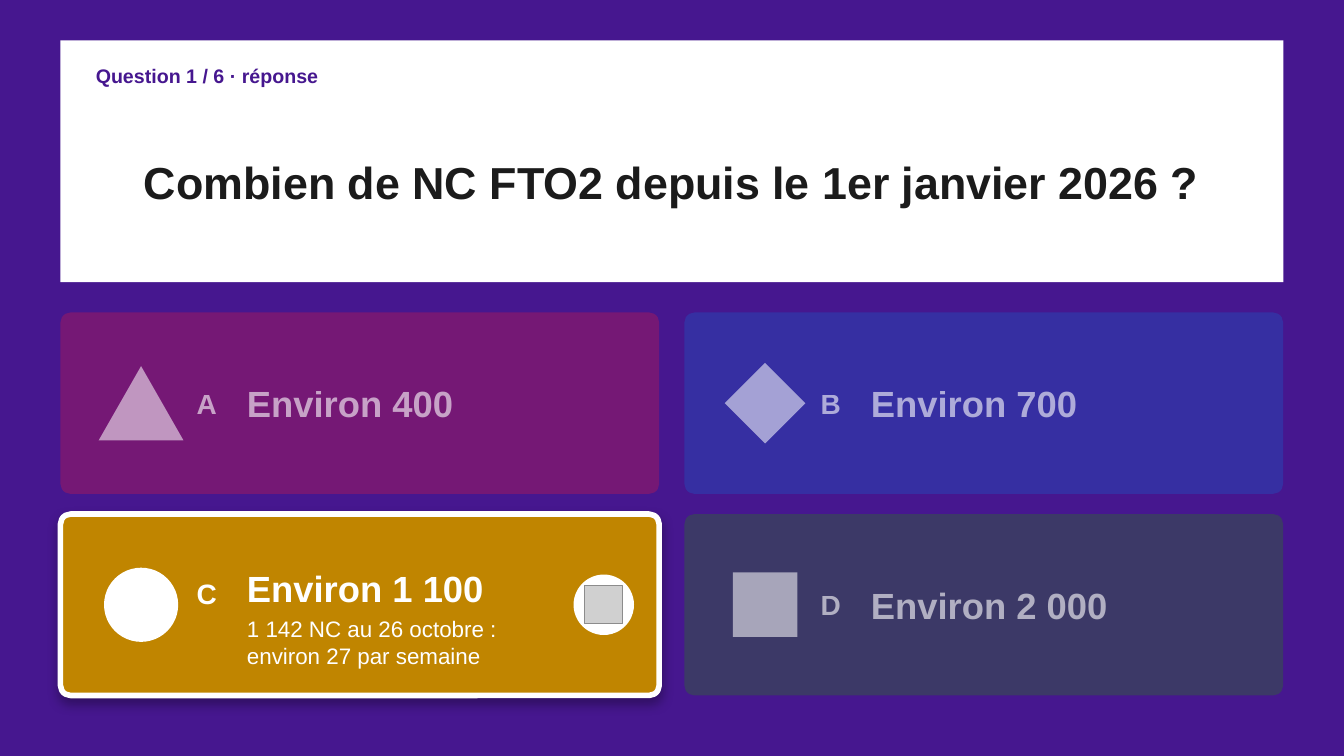
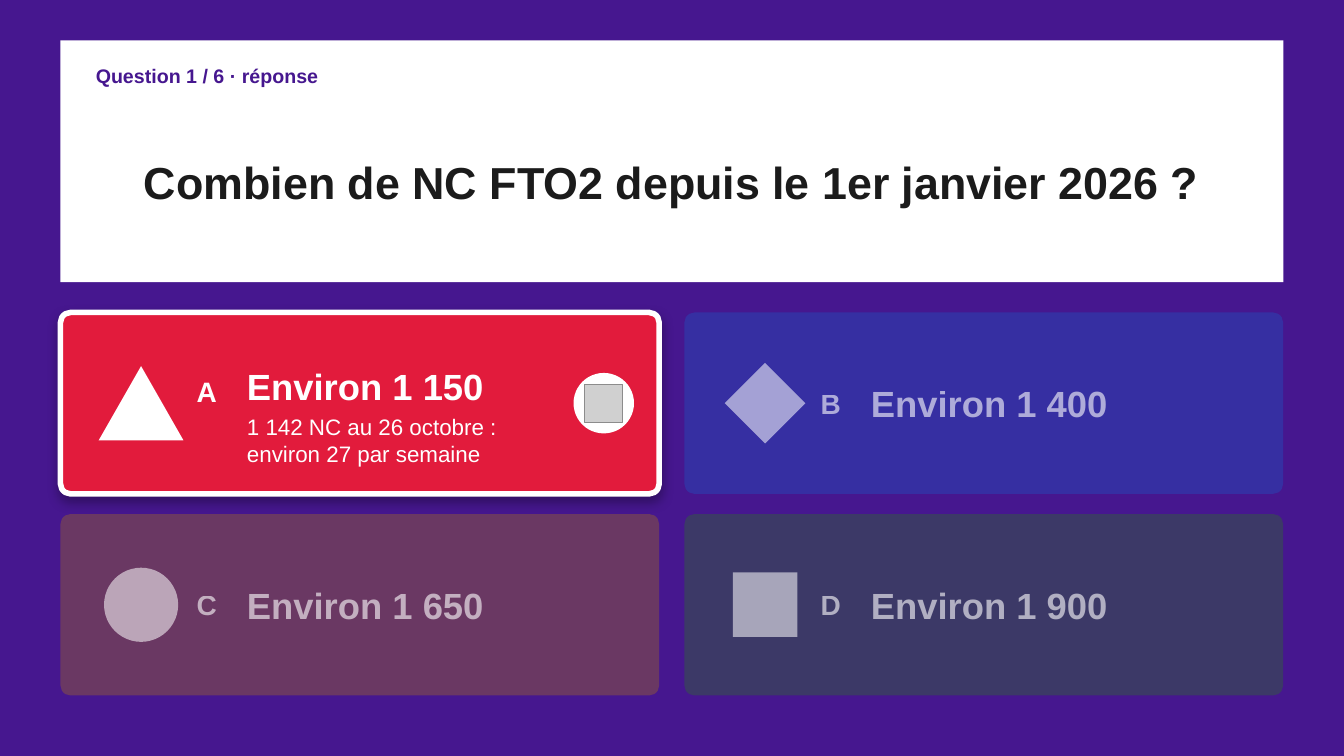
Before and after one commit to moudimash99/FTO2_NC_handover, a slide deck: slide 3 of 03_reports/quiz/Quiz_NC_FTO2.pptx. Drawn at 1344x756 pixels with LibreOffice and Linux fonts; fonts in the diff are those of the drawing; grey boxes stand for pictures. Boxes give left, top, right and bottom in pixels: in the first picture for what was removed or moved away, otherwise in the second. Text is boxed around its words. In the diff, an @@ line names an element or a change of style, - is before the commit and + after.

```diff
--- a/03_reports/quiz/Quiz_NC_FTO2.pptx
+++ b/03_reports/quiz/Quiz_NC_FTO2.pptx
@@ rounded rectangle at bbox=[60, 313, 659, 494]: fill #E21B3C at 30% opacity to #E21B3C; outline none to #FFFFFF 4 pt; shadow on @@
@@ text "A" at bbox=[197, 382, 217, 402]: text colour #FFFFFF at 60% opacity to #FFFFFF; vertical alignment middle to bottom @@
@@ text "Environ 1 150" at bbox=[247, 373, 484, 401]: vertical alignment middle to bottom @@
@@ triangle at bbox=[99, 366, 184, 441]: fill #FFFFFF at 55% opacity to #FFFFFF @@
@@ text at bbox=[247, 373, 484, 401]: text changed; text colour #FFFFFF at 60% opacity to #FFFFFF @@
-Environ 400
+Environ 1 150
@@ ellipse: place and size @@
-ellipse at bbox=[574, 575, 634, 635]
+ellipse at bbox=[574, 373, 634, 434]
@@ picture added at bbox=[585, 384, 623, 422] @@
@@ text "1 142 NC au 26 ...": place and size @@
-text "1 142 NC au 26 ..." at bbox=[247, 620, 484, 669]
+text "1 142 NC au 26 ..." at bbox=[247, 418, 484, 467]
@@ text at bbox=[871, 391, 1108, 418]: text changed @@
-Environ 700
+Environ 1 400
@@ rounded rectangle at bbox=[60, 514, 659, 696]: fill #C08500 to #C08500 at 30% opacity; outline #FFFFFF 4 pt to none; shadow off @@
@@ text "C" at bbox=[197, 596, 217, 615]: text colour #FFFFFF to #FFFFFF at 60% opacity; vertical alignment bottom to middle @@
@@ text "Environ 1 650" at bbox=[247, 592, 484, 619]: vertical alignment bottom to middle @@
@@ ellipse at bbox=[104, 568, 178, 642]: fill #FFFFFF to #FFFFFF at 55% opacity @@
@@ text at bbox=[247, 592, 484, 619]: text changed; text colour #FFFFFF to #FFFFFF at 60% opacity @@
-Environ 1 100
+Environ 1 650
@@ picture removed at bbox=[585, 586, 623, 624] @@
@@ text at bbox=[871, 592, 1108, 619]: text changed @@
-Environ 2 000
+Environ 1 900
```
Also in this commit, not shown: 9 other slides changed.
